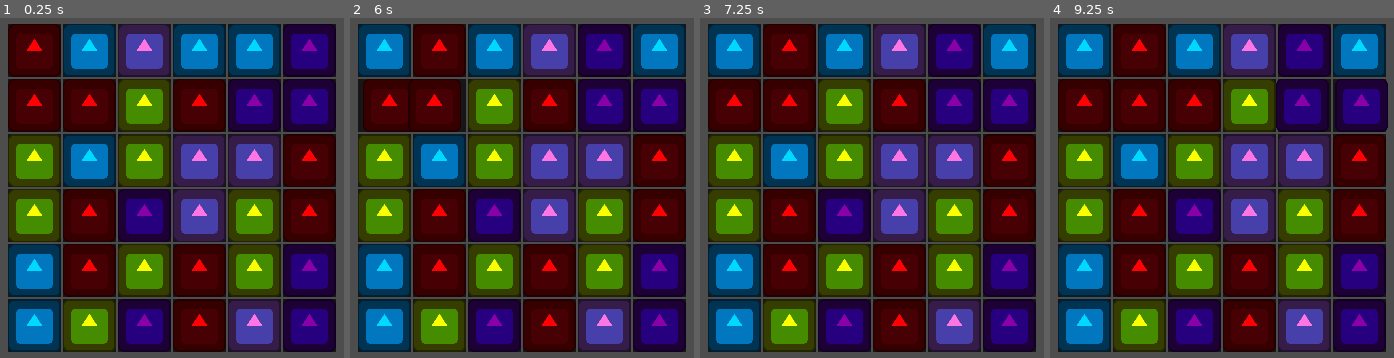
Above: before the commit, frames 1-4 (left to right).
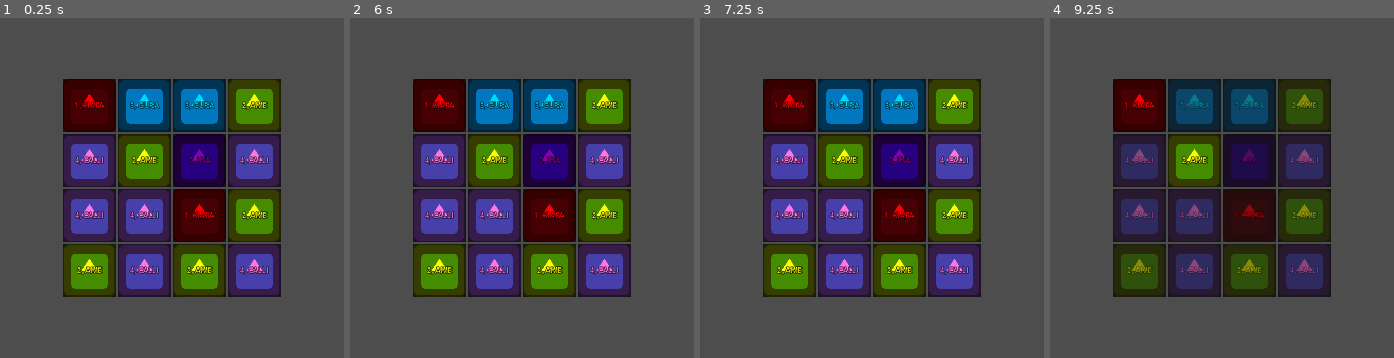
Above: after the commit, the same moments.

Repository: kuma-gee/holo-crush
Game: Godot game, scene res://src/game.tscn
Two runs of this game, one before a commit and one after it. Both use one fixed random seed, a clock stepped at 60 frames per second and the inputs below. The engine's default icon, where the game draws it, is replaced by a stand-in: a white triangle on a blue panel in a dark square.
Inputs (mouse positions are in pixels of both pictures, inside the frame that each line leads up to):
- Up to frame 1 (0.25 s): no input
- Up to frame 2 (6 s): tap Enter at 0.5, 2.75, 4.25 s; move the mouse to (384, 52) at 0.52 s; press the mouse at (384, 52) at 0.53 s; tap Space at 1.25, 3.5, 5.75 s; move the mouse to (439, 52) at 1.27 s; release the mouse at (439, 52) at 1.28 s; click (439, 52) at 1.35 s; move the mouse to (494, 52) at 2.02 s; press the mouse at (494, 52) at 2.03 s; move the mouse to (549, 52) at 2.77 s; release the mouse at (549, 52) at 2.78 s; click (549, 52) at 2.85 s; move the mouse to (604, 52) at 3.52 s; press the mouse at (604, 52) at 3.53 s; move the mouse to (659, 52) at 4.27 s; release the mouse at (659, 52) at 4.28 s; click (659, 52) at 4.35 s; move the mouse to (384, 106) at 5.02 s; press the mouse at (384, 106) at 5.03 s; move the mouse to (439, 106) at 5.77 s; release the mouse at (439, 106) at 5.78 s; click (439, 106) at 5.85 s
- Up to frame 3 (7.25 s): move the mouse to (844, 106) at 6.52 s; press the mouse at (844, 106) at 6.53 s
- Up to frame 4 (9.25 s): move the mouse to (1249, 106) at 7.27 s; release the mouse at (1249, 106) at 7.28 s; click (1249, 106) at 7.35 s; move the mouse to (1304, 106) at 8.02 s; press the mouse at (1304, 106) at 8.03 s; move the mouse to (1359, 106) at 8.77 s; release the mouse at (1359, 106) at 8.78 s; click (1359, 106) at 8.85 s

The runs differ from the first frame. In frame 1, 77% of the frame differs, in the area x 2-98%, y 1-99%; in frame 2, 77%; in frame 3, 77%; in frame 4, 80%, in the area x 2-99%, y 1-99%.

Commit message:
trying to fix matches

Diff:
--- a/godot/src/game.tscn
+++ b/godot/src/game.tscn
@@ -28,5 +28,5 @@
 
 [node name="Data" type="Node" parent="."]
 script = ExtResource("3_3oo0b")
-width = 6
-height = 6
+width = 4
+height = 4
--- a/godot/src/grid/data.gd
+++ b/godot/src/grid/data.gd
@@ -4,6 +4,7 @@
 signal failed_move(pos, dir)
 signal moved(pos, dest)
 signal created()
+signal matched(pos)
 
 @export var width := 9
 @export var height := 9
@@ -12,40 +13,56 @@
 
 func create_data(pieces: Array):
 	_data = []
-	_data.resize(width)
+	_data.resize(height)
 
+	print(pieces)
 	for y in height:
 		_data[y] = []
-		_data[y].resize(height)
+		_data[y].resize(width)
 
 		for x in width:
 			var piece = pieces.pick_random()
 			var loops = 0
-			while loops < 100:
+			while loops == 0 or get_matches(x, y).size() > 0 and loops < 100:
 				piece = pieces.pick_random()
 				loops += 1
 				_set_value(x, y, piece)
 
-				if get_match_count(x, y) == 0:
-					break
-
+	for x in _data:
+		print(x)
 	created.emit()
 
-func get_match_count(x: int, y: int):
+func get_matches(x: int, y: int):
 	var piece = get_value(x, y)
+	#print("Check for %s, %s: %s" % [x, y ,piece])
 	if piece != null:
 		if x > 1:
-			var row = [piece, get_value(x-1, y), get_value(x-2, y)]
-			var count = row.count(piece)
-			if count >= 3:
-				return count
+			var row = _create_match_array([Vector2i(x, y), Vector2i(x-1, y), Vector2i(x-2, y)])
+			#print("Row: ", row)
+			var filtered = _filter_match_array(row, piece)
+			if filtered.size() > 0:
+				return filtered
 		if y > 1:
-			var col = [piece, get_value(x, y-1), get_value(x, y-2)]
-			var count = col.count(piece)
-			if count >= 3:
-				return count
+			var col = _create_match_array([Vector2i(x, y), Vector2i(x, y-1), Vector2i(x, y-2)])
+			#print("Col: ", col)
+			var filtered = _filter_match_array(col, piece)
+			if filtered.size() > 0:
+				return filtered
 
-	return 0
+	return []
+
+func _create_match_array(pos: Array[Vector2i]):
+	var arr = []
+	for p in pos:
+		arr.append({"value": get_value(p.x, p.y), "pos": p})
+	return arr
+
+func _filter_match_array(arr: Array, value: int):
+	var filtered = arr.filter(func(a): return a["value"] == value)
+	#print("Filter", filtered)
+	if filtered.size() > 0:
+		return filtered.map(func(a): return a["pos"])
+	return []
 
 func get_value(x: int, y: int):
 	if x < 0 or x >= width:
@@ -70,5 +87,19 @@
 		return
 
 	_set_value(pos.x, pos.y, other)
-	_set_value(pos.x, pos.y, piece)
+	_set_value(dest.x, dest.y, piece)
 	moved.emit(pos, dest)
+	_check_matches()
+
+	print("------------------------")
+	for x in _data:
+		print(x)
+
+func _check_matches():
+	for y in height:
+		for x in width:
+			var matches = get_matches(x, y)
+			if matches.size() > 0:
+				for m in matches:
+					_set_value(m.x, m.y, null)
+				matched.emit(matches)
--- a/godot/src/grid/grid.gd
+++ b/godot/src/grid/grid.gd
@@ -14,16 +14,24 @@
 
 var pieces = PIECE_MAP.keys()
 
-# https://www.youtube.com/watch?v=RO5pXiN6UnI
+# https://www.youtube.com/watch?v=YhykrMFHOV4&list=PL4vbr3u7UKWqwQlvwvgNcgDL1p_3hcNn2
 # https://medium.com/@thrivevolt/making-a-grid-inventory-system-with-godot-727efedb71f7
 
 func _ready():
+	get_tree().get_root().size_changed.connect(_update_slots)
+
 	_init_slots()
 	data.created.connect(_create_pieces)
 	data.moved.connect(_moved)
 	data.failed_move.connect(_failed_move)
+	data.matched.connect(_matched)
 
 	data.create_data(pieces)
+
+func _update_slots():
+	await get_tree().create_timer(0.1).timeout
+	for child in get_children():
+		child.capture()
 
 func _init_slots():
 	columns = data.width
@@ -64,3 +72,7 @@
 func _failed_move(pos: Vector2i, dir: Vector2i):
 	var slot = _get_slot(pos)
 	slot.failed_move(dir)
+
+func _matched(pos: Array):
+	for p in pos:
+		_get_slot(p).matched()
--- a/godot/src/grid/slot.gd
+++ b/godot/src/grid/slot.gd
@@ -23,6 +23,9 @@
 	if piece:
 		piece.global_position = global_position
 
+func matched():
+	piece.modulate = Color(1, 1, 1, 0.5)
+
 
 func _on_swipe_control_pressed():
 	pressed.emit()
--- a/godot/src/piece/ina.tscn
+++ b/godot/src/piece/ina.tscn
@@ -1,7 +1,12 @@
-[gd_scene load_steps=3 format=3 uid="uid://c0o3d7dki4axs"]
+[gd_scene load_steps=4 format=3 uid="uid://c0o3d7dki4axs"]
 
 [ext_resource type="Script" path="res://src/piece/piece.gd" id="1_pju4m"]
 [ext_resource type="Texture2D" uid="uid://bwve2nq30wldn" path="res://icon.svg" id="2_cnm5w"]
+
+[sub_resource type="LabelSettings" id="LabelSettings_yf7k4"]
+font_size = 18
+outline_size = 5
+outline_color = Color(0, 0, 0, 1)
 
 [node name="Ina" type="Node2D"]
 script = ExtResource("1_pju4m")
@@ -10,3 +15,10 @@
 modulate = Color(0.537255, 0, 0.658824, 1)
 texture = ExtResource("2_cnm5w")
 offset = Vector2(64, 64)
+
+[node name="Label" type="Label" parent="Sprite2D"]
+offset_right = 128.0
+offset_bottom = 128.0
+label_settings = SubResource("LabelSettings_yf7k4")
+horizontal_alignment = 1
+vertical_alignment = 1
--- a/godot/src/piece/piece.gd
+++ b/godot/src/piece/piece.gd
@@ -12,11 +12,16 @@
 @export var type: Type
 @export var slight_move_distance := 10
 
+@onready var label: Label = $Sprite2D/Label
+
+func _ready():
+	label.text = str(type) + ", " + Type.keys()[type]
+
 func move(dest: Vector2):
-	create_tween().tween_property(self, "global_position", dest, 0.5).set_trans(Tween.TRANS_BACK)
+	create_tween().tween_property(self, "global_position", dest, 0.5).set_trans(Tween.TRANS_BACK).set_ease(Tween.EASE_IN_OUT)
 
 func slight_move(dir: Vector2):
 	var tw = create_tween()
 	var pos = global_position
-	tw.tween_property(self, "global_position", pos + dir * slight_move_distance, 0.25)
+	tw.tween_property(self, "global_position", pos + dir * slight_move_distance, 0.25).set_trans(Tween.TRANS_BACK)
 	tw.tween_property(self, "global_position", pos, 0.25)
